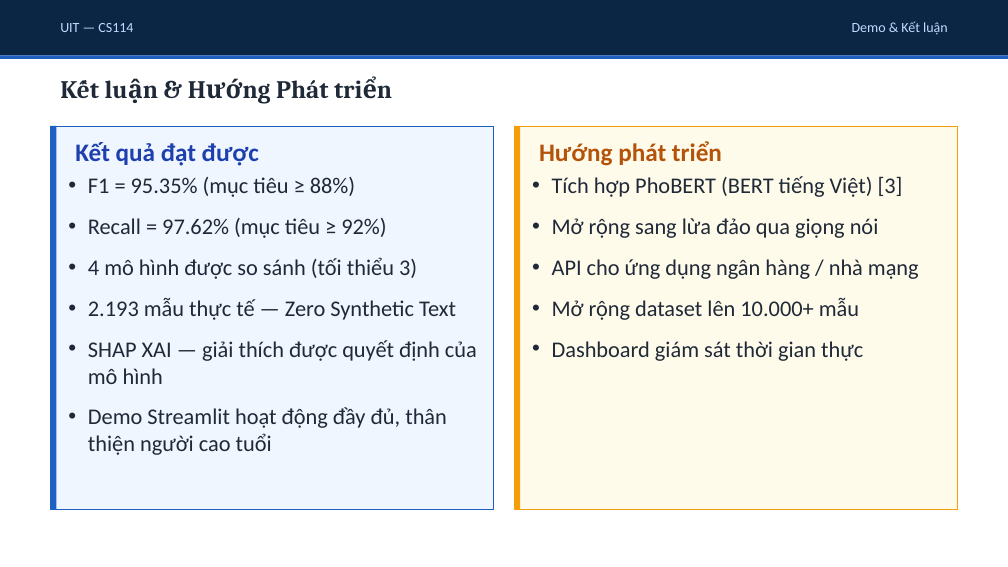
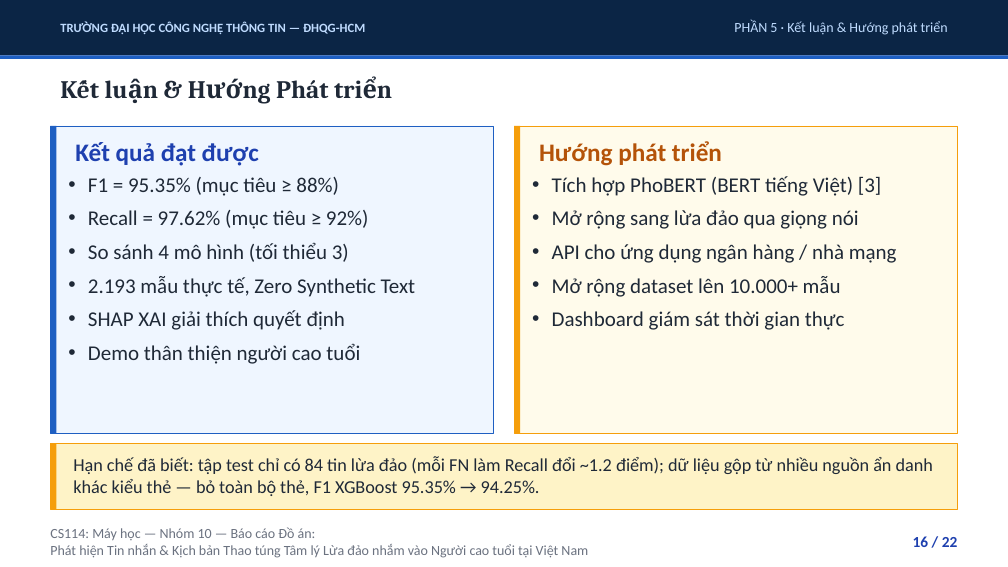
Before and after one commit to uit-25730067-chithanh/CS114-Team10-Elderly-Scam-Detection, a slide deck: slide 16 of draft/scam-detection/reports/slides/phase09_presentation.pptx (slide 14 before the commit). Drawn at 1008x567 pixels with LibreOffice and Linux fonts; fonts in the diff are those of the drawing. Boxes give left, top, right and bottom in pixels: in the first picture for what was removed or moved away, otherwise in the second. Text is boxed around its words. In the diff, an @@ line names an element or a change of style, - is before the commit and + after.

```diff
--- a/draft/scam-detection/reports/slides/phase09_presentation.pptx
+++ b/draft/scam-detection/reports/slides/phase09_presentation.pptx
@@ text at [60, 21, 365, 34]: text changed; size 10 to 9 pt; bold on @@
-UIT — CS114
+TRƯỜNG ĐẠI HỌC CÔNG NGHỆ THÔNG TIN — ĐHQG-HCM
@@ text at [734, 20, 948, 35]: text changed @@
-Demo & Kết luận
+PHẦN 5 · Kết luận & Hướng phát triển
@@ rectangle: place and size @@
-rectangle at [50, 126, 494, 509]
+rectangle at [50, 126, 494, 433]
@@ rectangle: place and size @@
-rectangle at [50, 126, 56, 509]
+rectangle at [50, 126, 56, 433]
@@ rectangle: place and size @@
-rectangle at [514, 126, 958, 509]
+rectangle at [514, 126, 958, 433]
@@ rectangle: place and size @@
-rectangle at [514, 126, 520, 509]
+rectangle at [514, 126, 520, 433]
@@ text at [88, 177, 369, 229]: size 16 to 15 pt in "F1 = 95.35% (mục tiêu ≥ 88%)", "Recall = 97.62% (mục tiêu ≥ 92%)"; less space between paragraphs @@
@@ text "Tích hợp PhoBERT (BERT tiếng ..." at [552, 176, 897, 330]: size 16 to 15 pt; less space between paragraphs @@
@@ text at [88, 243, 416, 364]: text changed; size 16 to 15 pt @@
-• 4 mô hình được so sánh (tối thiểu 3)
-• 2.193 mẫu thực tế — Zero Synthetic Text
-• SHAP XAI — giải thích được quyết định của mô hình
-• Demo Streamlit hoạt động đầy đủ, thân thiện người cao tuổi
+• So sánh 4 mô hình (tối thiểu 3)
+• 2.193 mẫu thực tế, Zero Synthetic Text
+• SHAP XAI giải thích quyết định
+• Demo thân thiện người cao tuổi
@@ rectangle added at [50, 444, 958, 509], fill #FEF3C7, outline #F59E0B 0.5 pt @@
@@ rectangle added at [50, 444, 56, 509], fill #F59E0B @@
@@ text added at [73, 456, 933, 496], 13 pt, text #1F2937 @@
+Hạn chế đã biết: tập test chỉ có 84 tin lừa đảo (mỗi FN làm Recall đổi ~1.2 điểm); dữ liệu gộp từ nhiều nguồn ẩn danh khác kiểu thẻ — bỏ toàn bộ thẻ, F1 XGBoost 95.35% → 94.25%.
@@ text added at [50, 527, 588, 558], 10 pt, text #6B7280 @@
+CS114: Máy học — Nhóm 10 — Báo cáo Đồ án:
+Phát hiện Tin nhắn & Kịch bản Thao túng Tâm lý Lừa đảo nhắm vào Người cao tuổi tại Việt Nam
@@ text added at [913, 536, 958, 547], 11 pt, text #1E40AF, bold @@
+16 / 22
```
Also in this commit, not shown: 17 other slides changed, 4 slides added, 2 slides removed, 2 other files.
